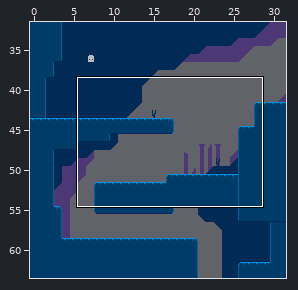
An edit to a level. Tiled map (JSON), tiled/maps/5-0.json. Above: a wide view before the commit, with the close-up outlined.
Close-up. As it was:
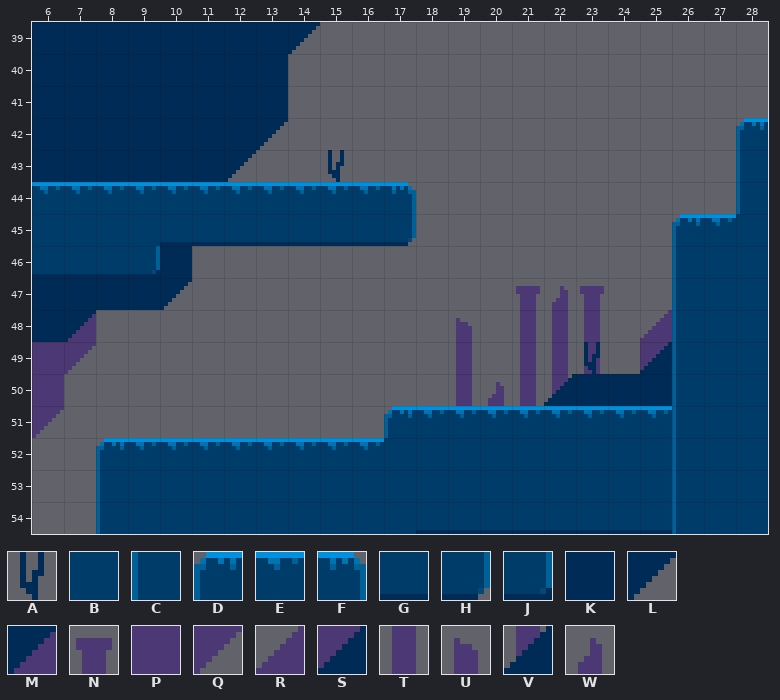
Cells are 8x8 px. Shown: x 6..28, y 39..54. Tiles whose own drawing changed are shown in their newer look in all pictures.
Key: from "objects": A 11; from "tileset": B 0, C 1, D 2, E 3, F 4, G 11, H 12, J 25, K 32, L 33, M 37, N 39, P 40, Q 41, R 44, S 46, T 47, U 50, V 54, W 55.
_ is an empty cell.
Objects are placed by their top-left corner, in cells (3,4 is the top-left corner of cell 3,4); size is 1x1 cell unless given.
Layer "main" before, first column x 6:
39 KKKKKKKKL______________
40 KKKKKKKK_______________
41 KKKKKKKK_______________
42 KKKKKKKL______________D
43 KKKKKKL_______________C
44 EEEEEEEEEEEF__________C
45 BBBBGGGGGGGH________DEB
46 GGGJK_______________CBB
47 KKKKL__________NWN__CBB
48 KM___________U_TTT_RCBB
49 PQ___________T_TTT_SCBB
50 P____________TWTVKKKCBB
51 Q__________DEEEEEEEECBB
52 __DEEEEEEEEBBBBBBBBBCBB
53 __CBBBBBBBBBBBBBBBBBCBB
54 __CBBBBBBBBBGGGGGGGGCBB
Objects on layer "objects" before:
A at 15,43
A at 23,49
After the commit:
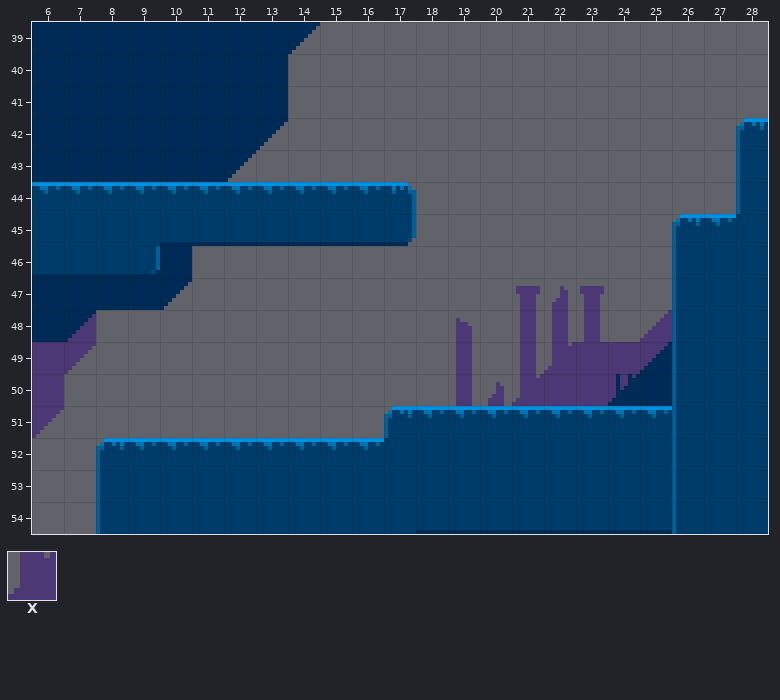
Further tiles: from "tileset": X 52.
The edit:
Layer "main":
y 49: x 22..24 TT_ -> XPP
y 50: x 21..24 TVKK -> XPPS
Layer "objects":
changed: A at 23,49 -> A at 24,50
removed: A at 15,43
